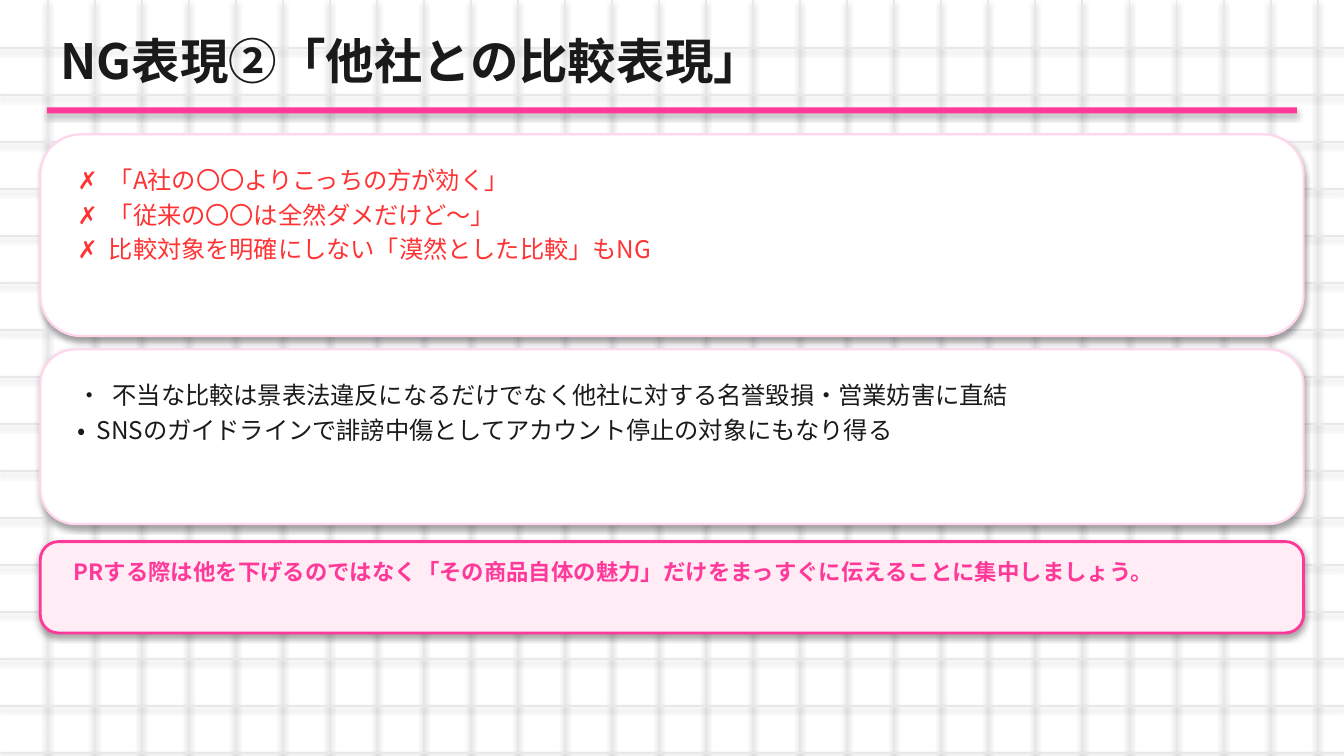
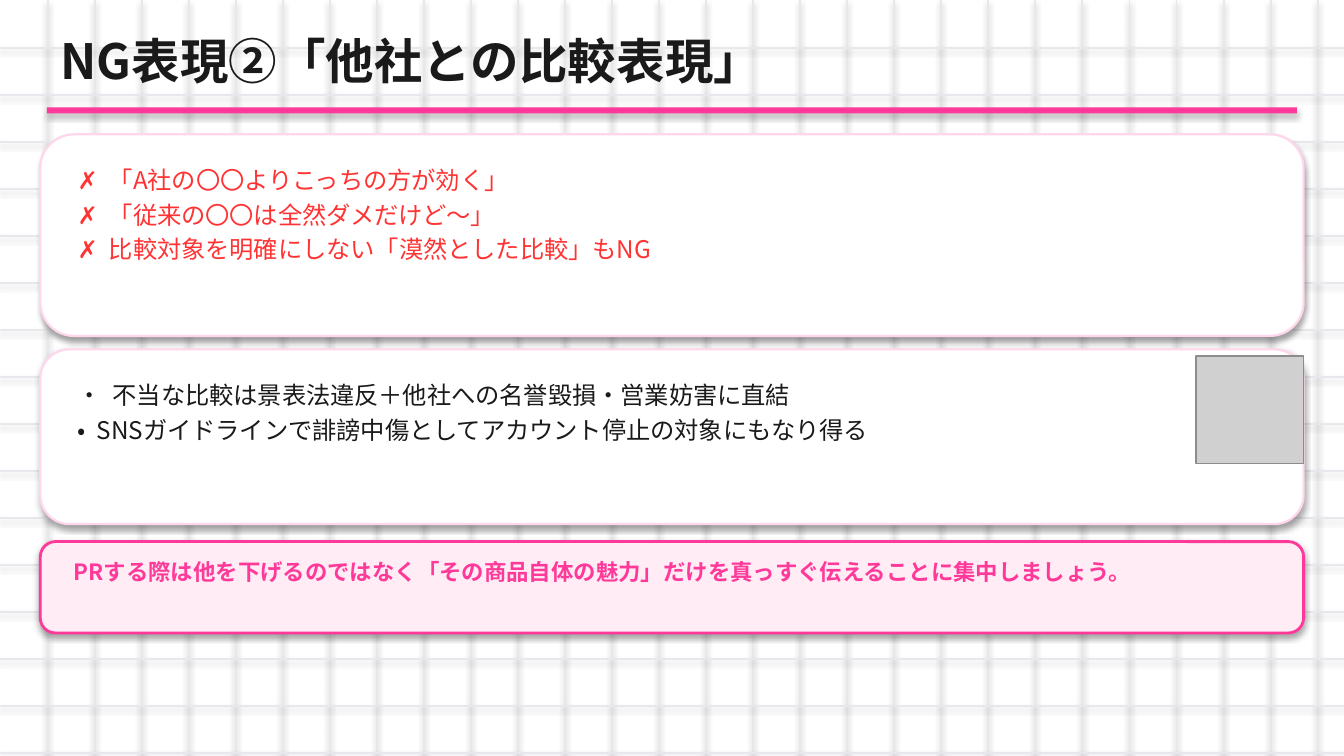
Before and after one commit to nagasawakai-eng/torihada-pptx-editor, a slide deck: slide 13 of TORIHADA_第2週_研修資料.pptx. Drawn at 1344x756 pixels with LibreOffice and Linux fonts; fonts in the diff are those of the drawing; grey boxes stand for pictures. Boxes give left, top, right and bottom in pixels: in the first picture for what was removed or moved away, otherwise in the second. Text is boxed around its words. In the diff, an @@ line names an element or a change of style, - is before the commit and + after.

Commit message:
第2週 アイコン・イラスト素材を全スライドに追加

```diff
--- a/TORIHADA_第2週_研修資料.pptx
+++ b/TORIHADA_第2週_研修資料.pptx
@@ picture added at (1196,356,1304,464) @@
@@ text at (97,383,868,441): text changed @@
-• 不当な比較は景表法違反になるだけでなく他社に対する名誉毀損・営業妨害に直結
-• SNSのガイドラインで誹謗中傷としてアカウント停止の対象にもなり得る
+• 不当な比較は景表法違反＋他社への名誉毀損・営業妨害に直結
+• SNSガイドラインで誹謗中傷としてアカウント停止の対象にもなり得る
@@ proportions changed in 3 elements at (40,134,1304,336), (40,349,1304,524), (40,542,1304,633) @@
@@ text at (74,561,1131,582): text changed @@
-PRする際は他を下げるのではなく「その商品自体の魅力」だけをまっすぐに伝えることに集中しましょう。
+PRする際は他を下げるのではなく「その商品自体の魅力」だけを真っすぐ伝えることに集中しましょう。
```
Also in this commit, not shown: 26 other slides changed.
